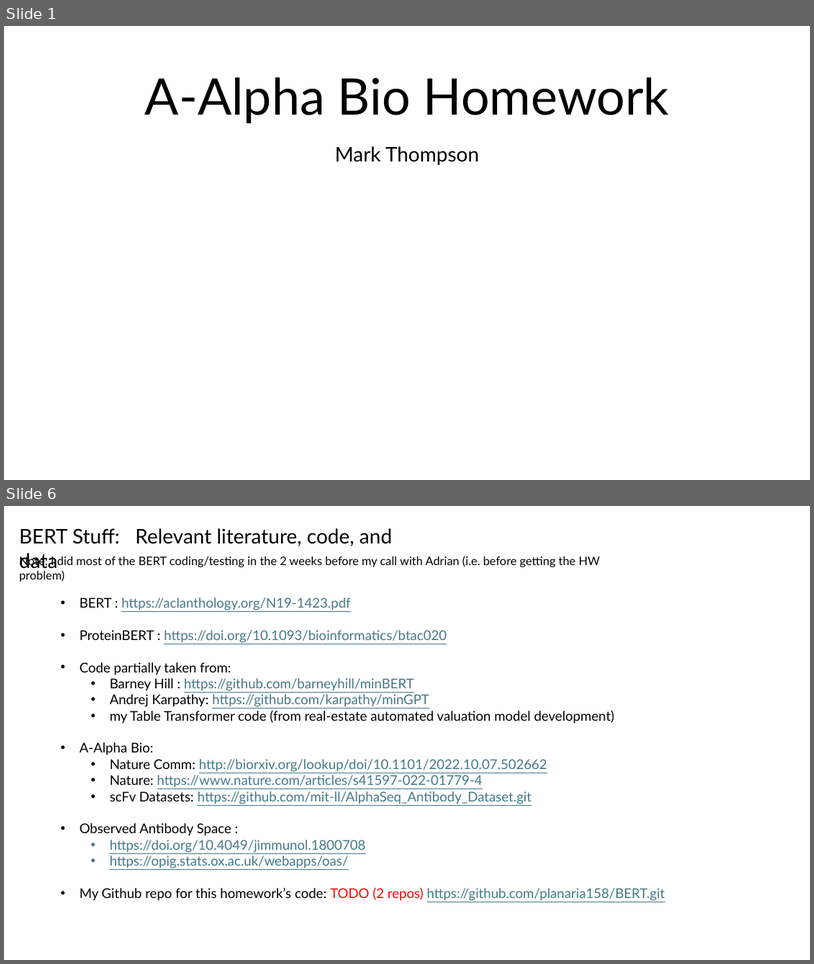
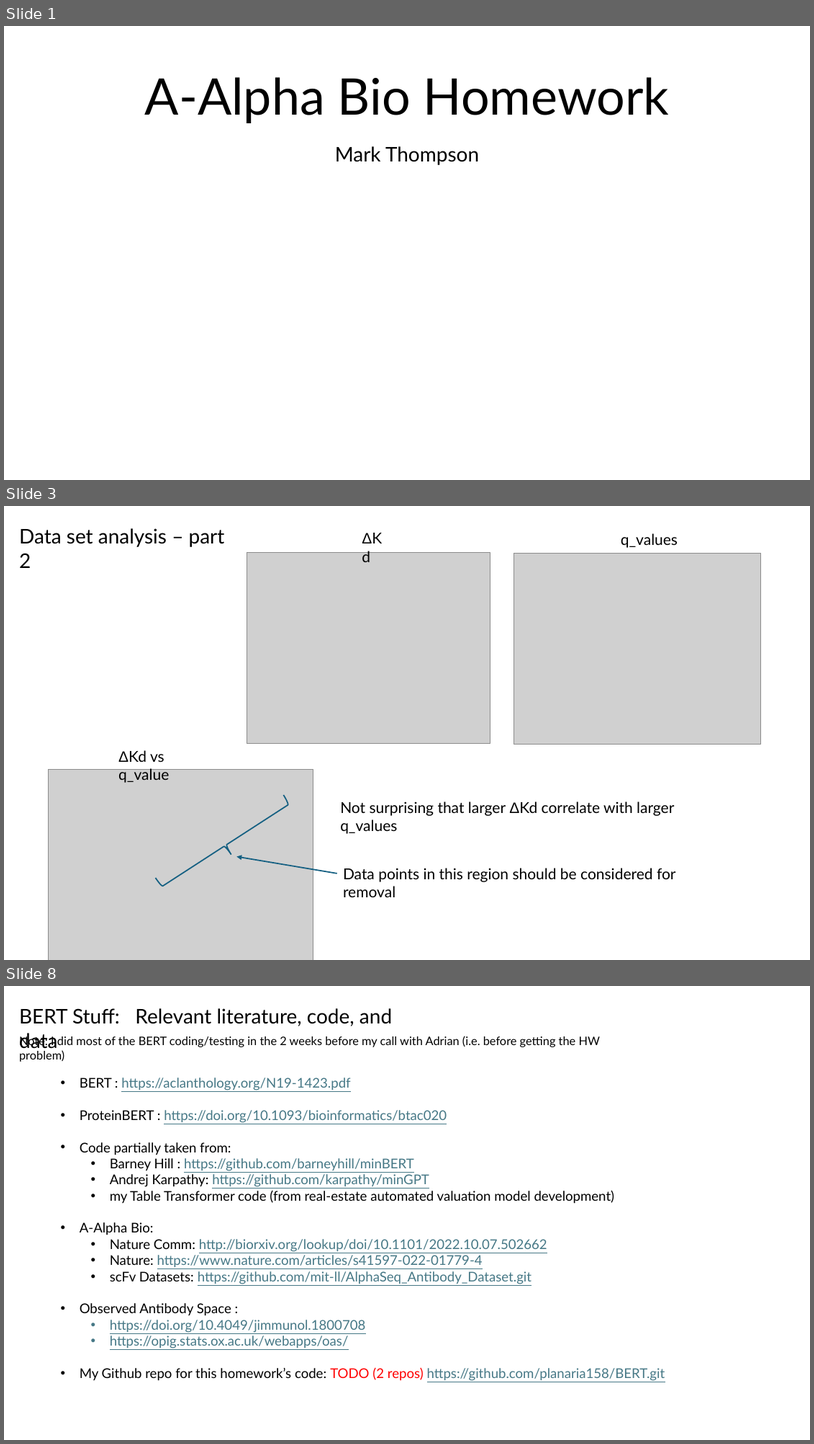
Before and after one commit to planaria158/BERT-antibody-antigen-binding-energy, a slide deck: Homework-aAlphaBio.pptx. Shown one above the other, each under a label of ours: slides 1 and 6 before the commit, slides 1, 3 and 8 after it; the slides between them are not shown. The pictures are 814x964 and 814x1444 pixels, drawn with LibreOffice and Linux fonts; fonts in the diff are those of the drawing; grey boxes stand for pictures. Boxes give left, top, right and bottom in pixels: in the first picture for what was removed or moved away, otherwise in the second. Text is boxed around its words. In the diff, an @@ line names an element or a change of style, - is before the commit and + after.

```diff
--- a/Homework-aAlphaBio.pptx
+++ b/Homework-aAlphaBio.pptx
@@ slide 3 added at (4,506,810,960), background #FFFFFF @@
@@ text added at (356,526,395,550), 18 pt, text #000000 @@
+ΔKd
@@ text added at (19,528,225,568), 24 pt, text #000000 @@
+Data set analysis – part 2
@@ text added at (621,533,678,548), 18 pt, text #000000 @@
+q_values
@@ picture added at (247,552,491,743) @@
@@ picture added at (514,554,761,744) @@
@@ text added at (118,750,169,782), 18 pt, text #000000 @@
+ΔKd vs q_value
@@ picture added at (48,769,313,960) @@
@@ right brace added at (155,795,296,896), outline #156082 1.5 pt @@
@@ text added at (340,801,674,834), 18 pt, text #000000 @@
+Not surprising that larger ΔKd correlate with larger q_values
@@ arrow added from (337, 873) to (237, 856), #156082 1.5 pt @@
@@ text added at (343,867,676,882), 18 pt, text #000000 @@
+Data points in this region should be considered for removal
@@ what was slide 6 is now slide 8 @@
```
Also in this commit, not shown: 3 slides changed, 3 other slides added, 2 slides removed.
